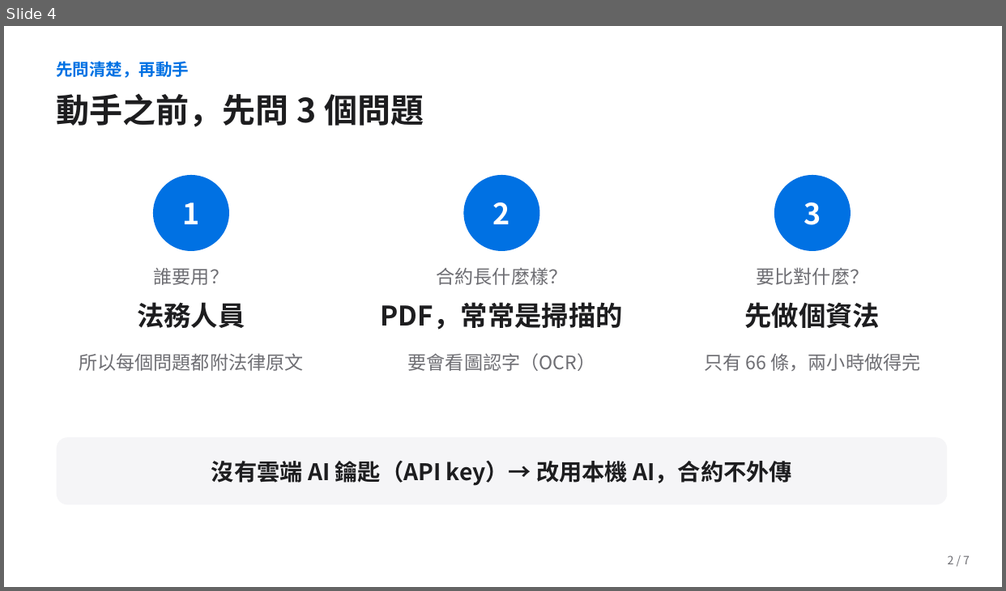
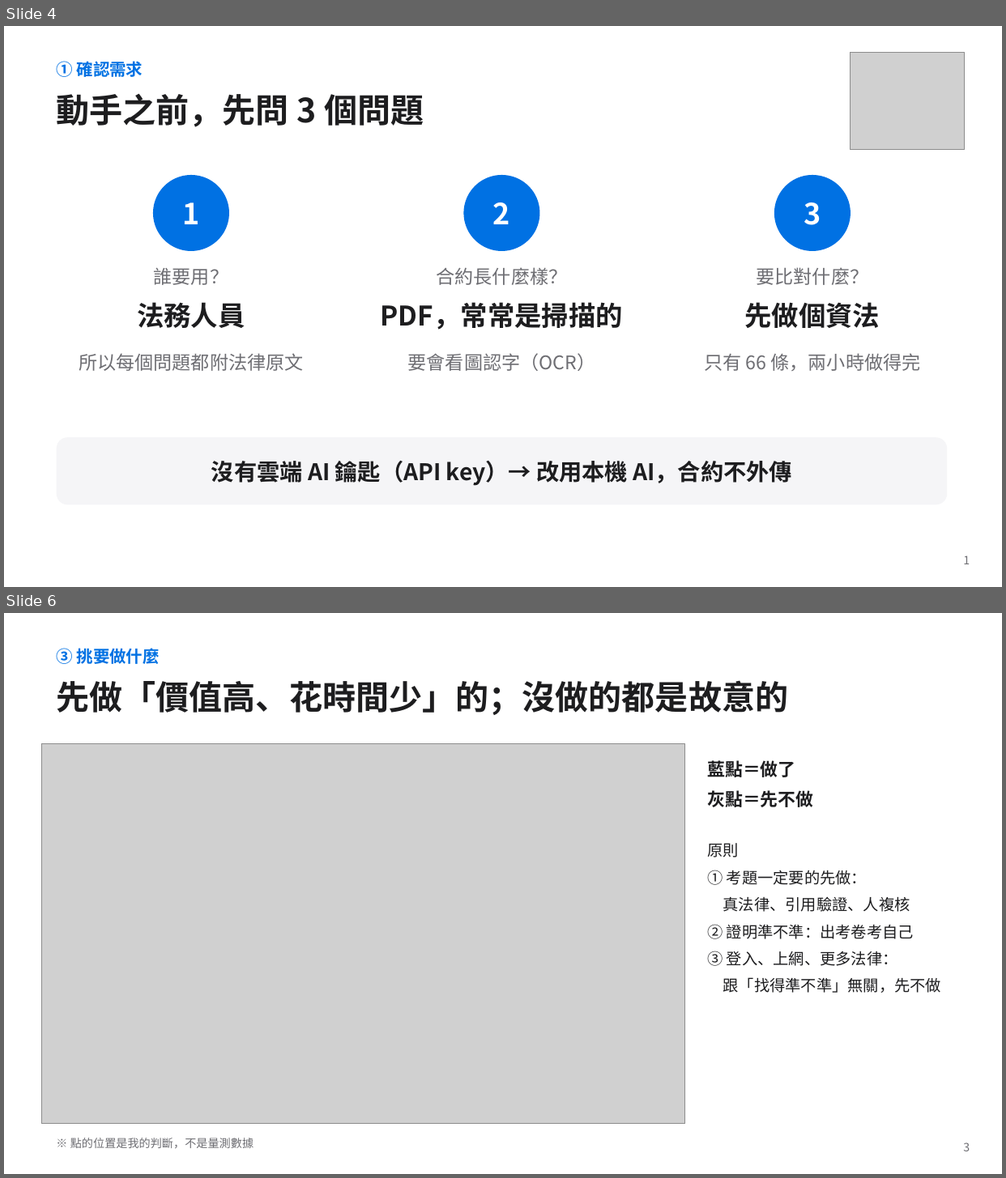
Before and after one commit to jaylooloomi/contract-check, a slide deck: docs/deck/合約外規檢查_簡報.pptx. Shown one above the other, each under a label of ours: slide 4 before the commit, slides 4 and 6 after it; the slides between them are not shown. The pictures are 1006x591 and 1006x1178 pixels, drawn with LibreOffice and Linux fonts; fonts in the diff are those of the drawing; grey boxes stand for pictures. Boxes give left, top, right and bottom in pixels: in the first picture for what was removed or moved away, otherwise in the second. Text is boxed around its words. In the diff, an @@ line names an element or a change of style, - is before the commit and + after.

```diff
--- a/docs/deck/合約外規檢查_簡報.pptx
+++ b/docs/deck/合約外規檢查_簡報.pptx
@@ slide 6 added at bbox=[4, 613, 1002, 1174], background #FFFFFF @@
@@ text added at bbox=[56, 648, 160, 664], 16 pt, text #0071E3, bold @@
+③ 挑要做什麼
@@ text added at bbox=[56, 680, 788, 715], 32 pt, text #1D1D1F, bold @@
+先做「價值高、花時間少」的；沒做的都是故意的
@@ picture added at bbox=[41, 744, 685, 1124] @@
@@ text added at bbox=[707, 760, 813, 807], 17 pt, text #1D1D1F, bold @@
+藍點＝做了
+灰點＝先不做
@@ text added at bbox=[707, 843, 941, 993], 15 pt, text #1D1D1F @@
+原則
+① 考題一定要的先做：
+真法律、引用驗證、人複核
+② 證明準不準：出考卷考自己
+③ 登入、上網、更多法律：
+跟「找得準不準」無關，先不做
@@ text added at bbox=[70, 1138, 253, 1149], 11 pt, text #6E6E73 @@
+※ 點的位置是我的判斷，不是量測數據
@@ text added at bbox=[963, 1143, 970, 1152], 11 pt, text #6E6E73 @@
+3
@@ slide 4 changed as well @@
@@ text at bbox=[56, 59, 143, 80]: text changed @@
-先問清楚，再動手
+① 確認需求
@@ picture added at bbox=[850, 52, 965, 149] @@
@@ text at bbox=[963, 556, 970, 565]: text changed @@
-2 / 7
+1
```
Also in this commit, not shown: 8 other slides changed, 3 other slides added, 1 slide removed, 20 other files.
